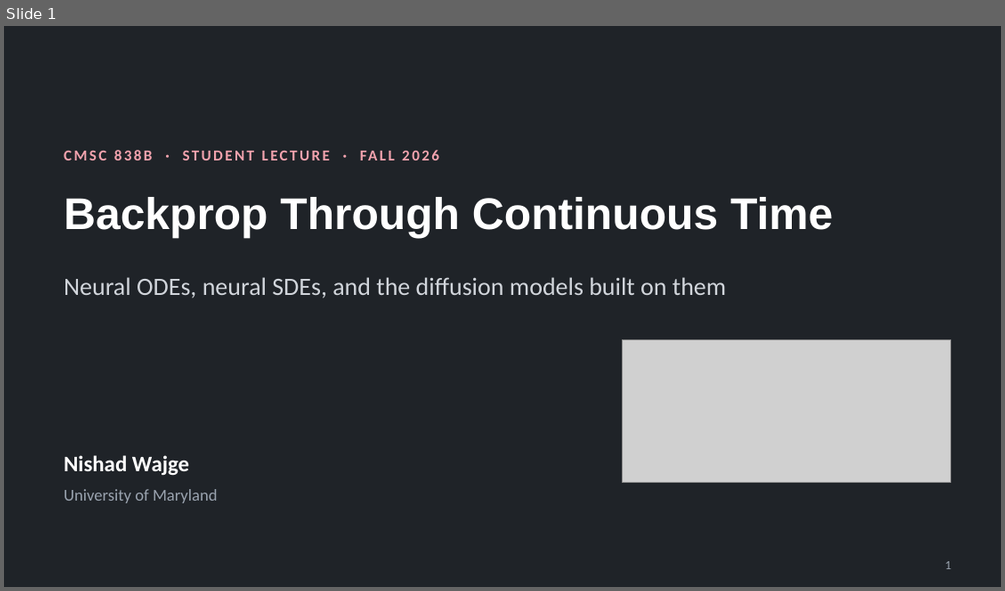
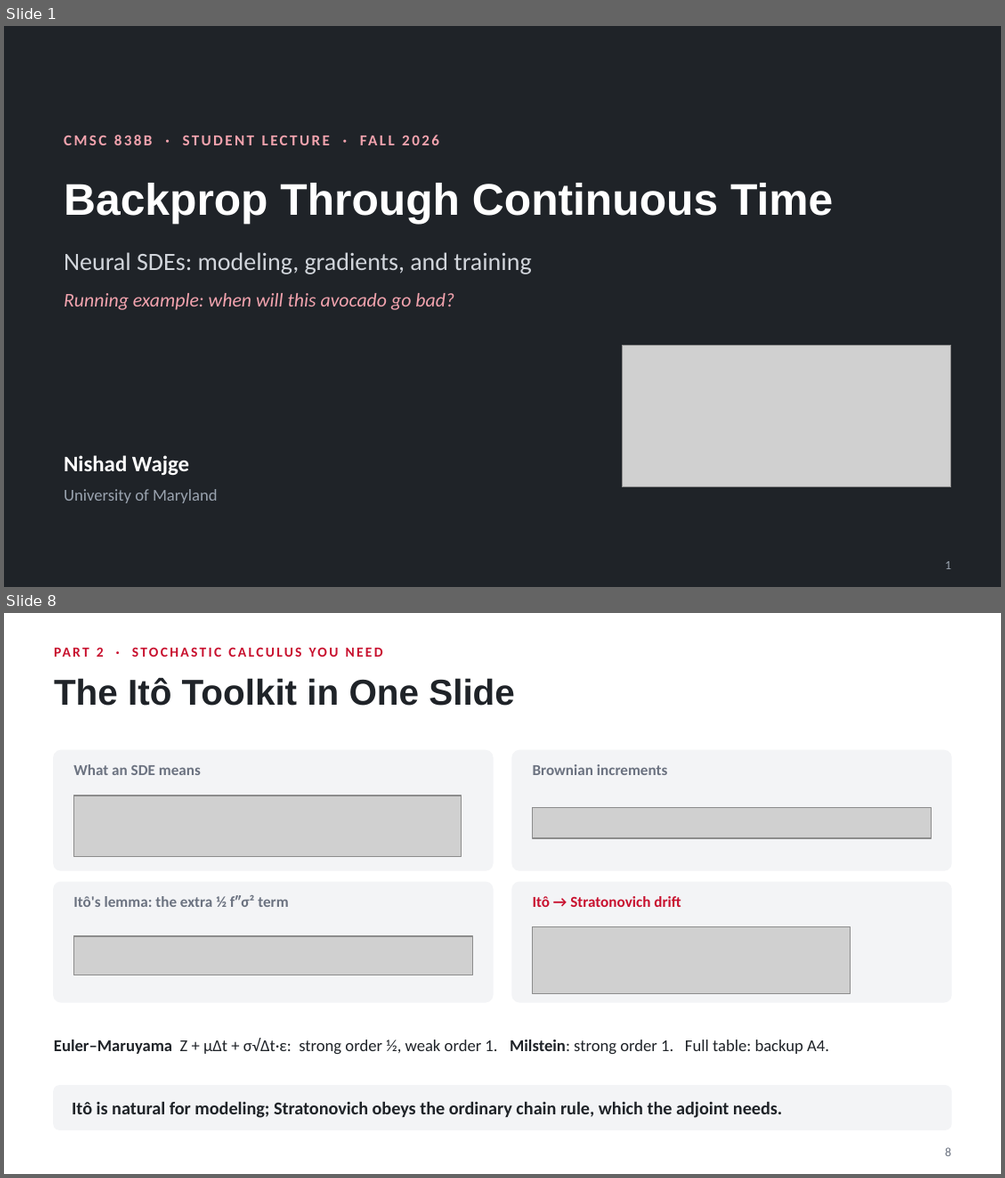
Before and after one commit to nishadw/neural-sde, a slide deck: lecture/neural_sde_lecture.pptx. Shown one above the other, each under a label of ours: slide 1 before the commit, slides 1 and 8 after it; the slides between them are not shown. The pictures are 1005x591 and 1005x1178 pixels, drawn with LibreOffice and Linux fonts; fonts in the diff are those of the drawing; grey boxes stand for pictures. Boxes give left, top, right and bottom in pixels: in the first picture for what was removed or moved away, otherwise in the second. Text is boxed around its words. In the diff, an @@ line names an element or a change of style, - is before the commit and + after.

```diff
--- a/lecture/neural_sde_lecture.pptx
+++ b/lecture/neural_sde_lecture.pptx
@@ slide 8 added at [4,613,1001,1174], background #FFFFFF @@
@@ text added at [97,648,104,657], 10 pt, text #C8102E, bold @@
+PART 2 · STOCHASTIC CALCULUS YOU NEED
@@ title added at [54,677,515,706], 26 pt, text #1F2328, bold @@
+The Itô Toolkit in One Slide
@@ rounded rectangle added at [54,751,493,870], fill #F3F4F6, outline #F3F4F6 1 pt @@
@@ text added at [73,764,201,775], 11 pt, text #6B7280, bold @@
+What an SDE means
@@ rounded rectangle added at [512,751,951,870], fill #F3F4F6, outline #F3F4F6 1 pt @@
@@ text added at [533,764,667,775], 11 pt, text #6B7280, bold @@
+Brownian increments
@@ picture added at [73,795,461,856] @@
@@ picture added at [533,807,931,838] @@
@@ rounded rectangle added at [54,882,493,1002], fill #F3F4F6, outline #F3F4F6 1 pt @@
@@ text added at [73,895,288,907], 11 pt, text #6B7280, bold @@
+Itô's lemma: the extra ½ f″σ² term
@@ rounded rectangle added at [512,882,951,1002], fill #F3F4F6, outline #F3F4F6 1 pt @@
@@ text added at [533,896,680,907], 11 pt, text #C8102E, bold @@
+Itô → Stratonovich drift
@@ picture added at [533,927,850,994] @@
@@ picture added at [73,936,472,975] @@
@@ text added at [54,1038,829,1054], 12 pt, text #1F2328 @@
+Euler–Maruyama Z + μΔt + σ√Δt·ε: strong order ½, weak order 1. Milstein: strong order 1. Full table: backup A4.
@@ rounded rectangle added at [54,1086,951,1129], fill #F3F4F6, outline #F3F4F6 1 pt @@
@@ text added at [72,1101,782,1118], 13 pt, text #1F2328, bold @@
+Itô is natural for modeling; Stratonovich obeys the ordinary chain rule, which the adjoint needs.
@@ page number added at [945,1147,951,1156], 9 pt, text #6B7280 @@
+8
@@ slide 1 changed as well @@
@@ text "CMSC 838B · STUDENT LECTURE ...": place and size @@
-text "CMSC 838B · STUDENT LECTURE ..." at [64,145,941,176]
+text "CMSC 838B · STUDENT LECTURE ..." at [64,131,941,160]
@@ text "Backprop Through Continuous Time": place and size @@
-text "Backprop Through Continuous Time" at [64,197,833,239]
+text "Backprop Through Continuous Time" at [64,183,833,224]
@@ text at [64,252,531,274]: text changed @@
-Neural ODEs, neural SDEs, and the diffusion models built on them
+Neural SDEs: modeling, gradients, and training
@@ text added at [64,293,454,310], 14 pt, text #F2A3AE, italic @@
+Running example: when will this avocado go bad?
@@ picture: place and size @@
-picture at [622,340,951,483]
+picture at [622,345,951,488]
```
Also in this commit, not shown: 4 other slides changed, 20 other slides added, 12 slides removed, 4 other files.
